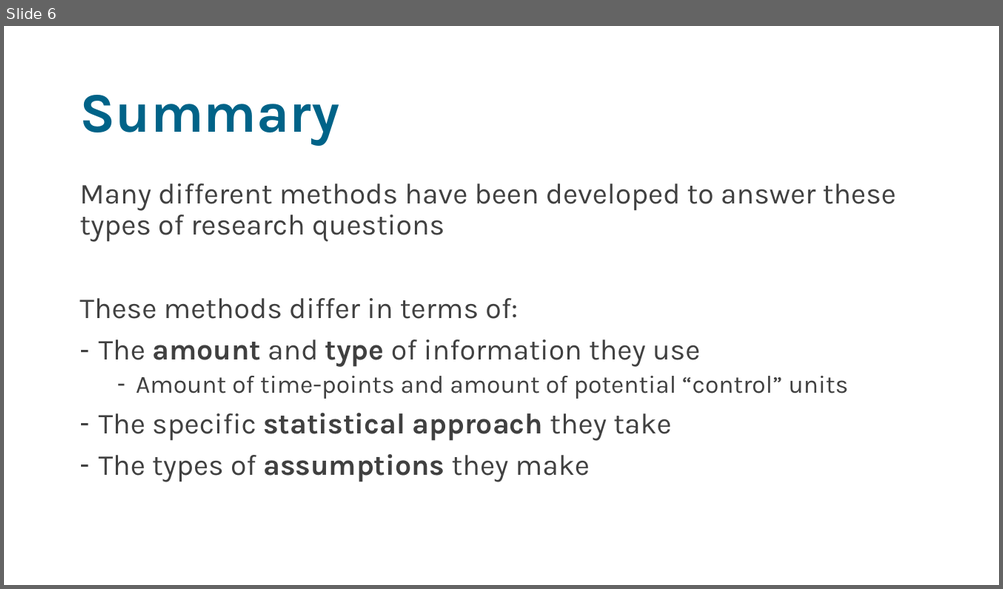
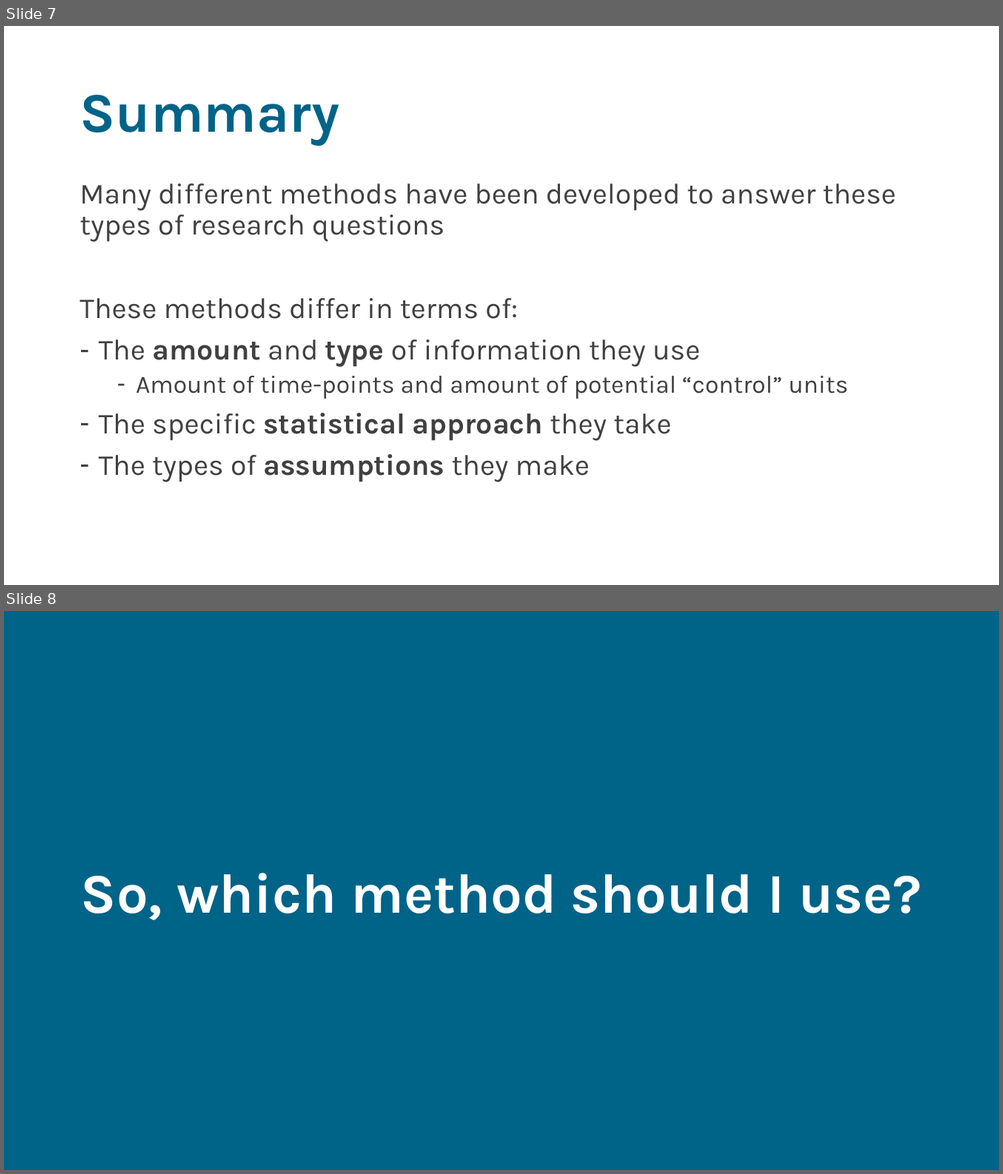
Before and after one commit to sodascience/workshop_causal_impact_assessment, a slide deck: lectures/05_discussion/discussion.pptx. Shown one above the other, each under a label of ours: slide 6 before the commit, slides 7 and 8 after it. The pictures are 1003x589 and 1003x1174 pixels, drawn with LibreOffice and Linux fonts; fonts in the diff are those of the drawing. Boxes give left, top, right and bottom in pixels: in the first picture for what was removed or moved away, otherwise in the second. Text is boxed around its words. In the diff, an @@ line names an element or a change of style, - is before the commit and + after.

```diff
--- a/lectures/05_discussion/discussion.pptx
+++ b/lectures/05_discussion/discussion.pptx
@@ slide 8 added at (x1=4, y1=611, x2=999, y2=1170), background #006388 @@
@@ title added at (x1=81, y1=873, x2=921, y2=920), 54 pt, text #FFFFFF, bold @@
+So, which method should I use?
@@ what was slide 6 is now slide 7 @@
```
Also in this commit, not shown: 4 slides changed, 5 other slides added, 31 slides removed, 2 other files.
